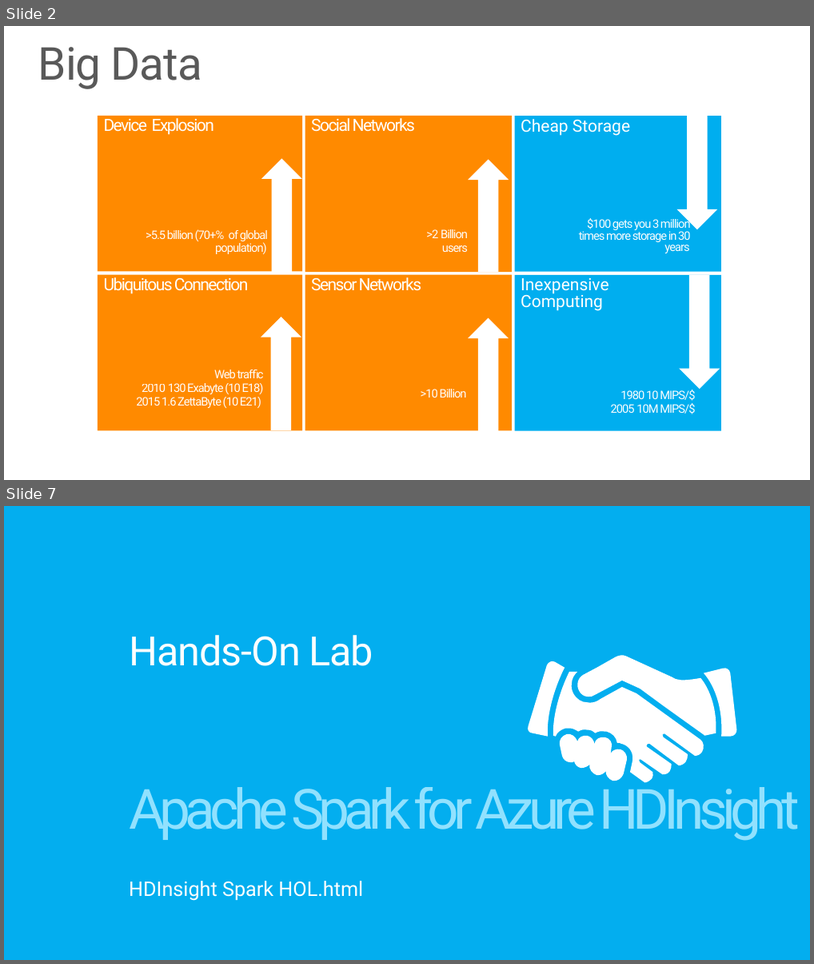
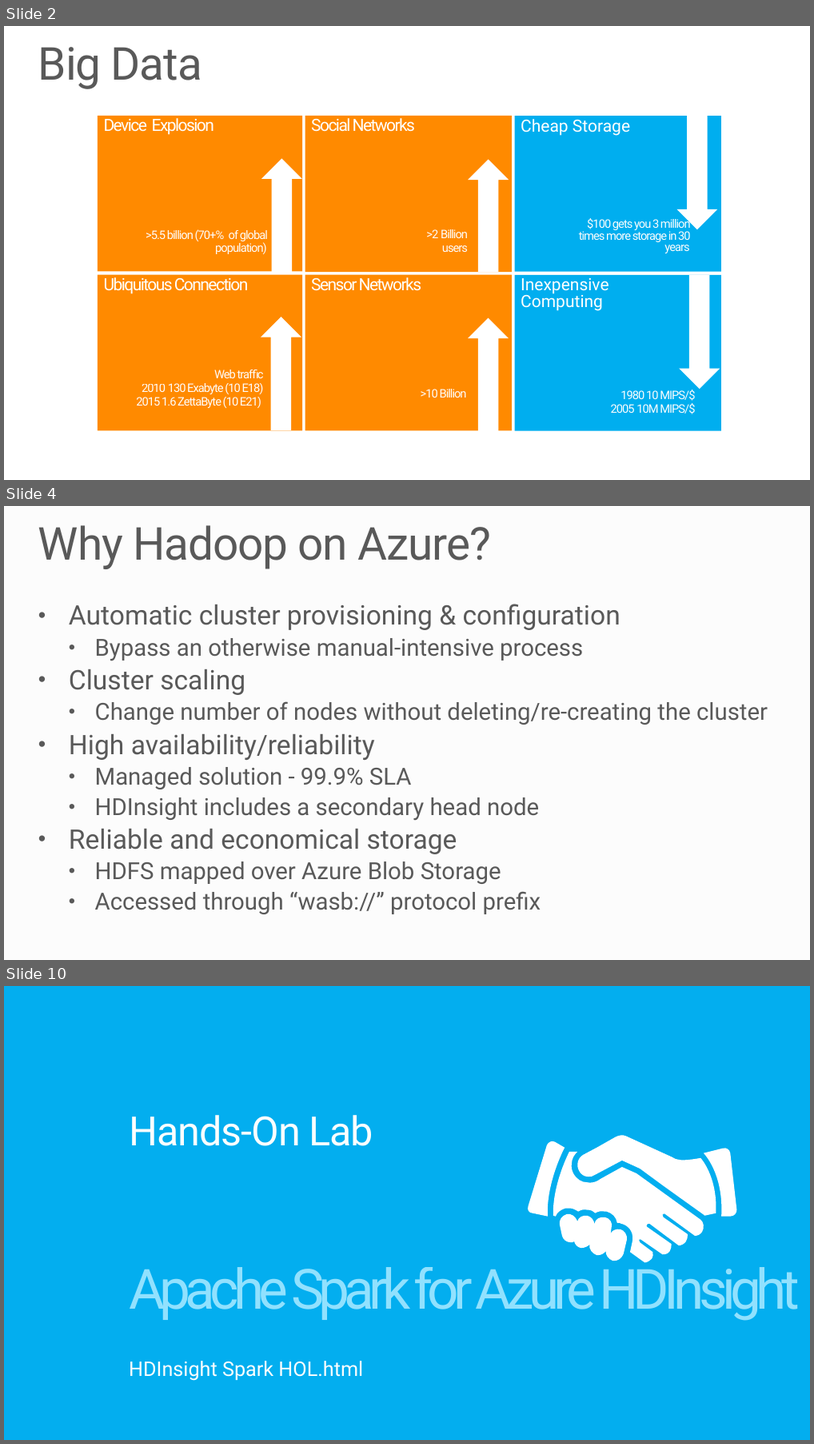
Before and after one commit to MSRConnections/Azure-training-course, a slide deck: Content/Big Data/Azure HDInsight.pptx. Shown one above the other, each under a label of ours: slides 2 and 7 before the commit, slides 2, 4 and 10 after it; the slides between them are not shown. The pictures are 814x964 and 814x1444 pixels, drawn with LibreOffice and Linux fonts; fonts in the diff are those of the drawing; background and template pictures are left out. Boxes give left, top, right and bottom in pixels: in the first picture for what was removed or moved away, otherwise in the second. Text is boxed around its words. In the diff, an @@ line names an element or a change of style, - is before the commit and + after.

```diff
--- a/Content/Big Data/Azure HDInsight.pptx
+++ b/Content/Big Data/Azure HDInsight.pptx
@@ slide 4 added at bbox=[4, 506, 810, 960], background #FCFCFC @@
@@ title added at bbox=[38, 525, 491, 569], 54 pt, text #595959 @@
+Why Hadoop on Azure?
@@ text added at bbox=[69, 604, 768, 914], 28 pt, text #595959 @@
+• Automatic cluster provisioning & configuration
+  • Bypass an otherwise manual-intensive process
+• Cluster scaling
+  • Change number of nodes without deleting/re-creating the cluster
+• High availability/reliability
+  • Managed solution - 99.9% SLA
+  • HDInsight includes a secondary head node
+• Reliable and economical storage
+  • HDFS mapped over Azure Blob Storage
+  • Accessed through “wasb://” protocol prefix
@@ what was slide 7 is now slide 10 @@
```
Also in this commit, not shown: 3 slides changed, 3 other slides added, 1 slide removed, 25 other files.
